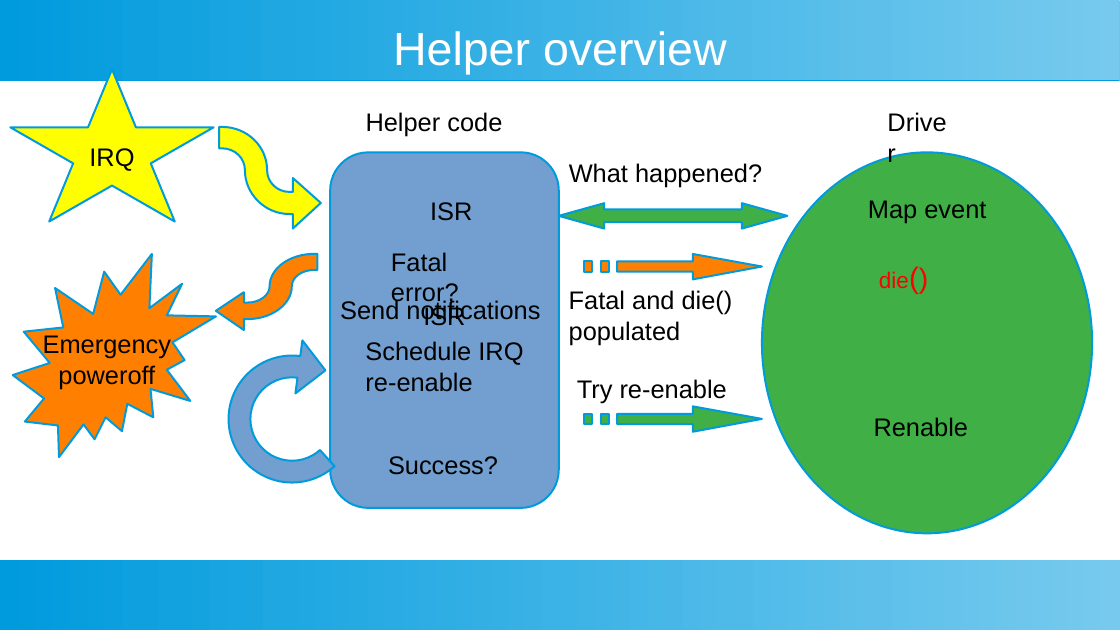
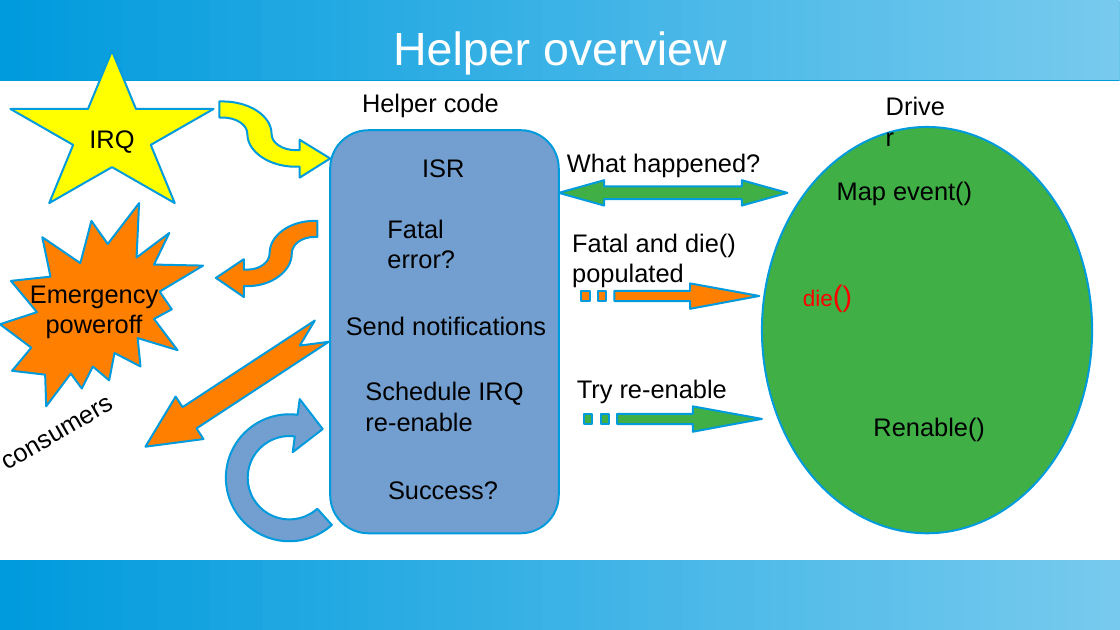
Before and after one commit to M-Vaittinen/babblings, a slide deck: slide 17 of PMIC/PMIC-babblings.odp (slide 16 before the commit). Drawn at 1120x630 pixels with LibreOffice and Linux fonts; fonts in the diff are those of the drawing. Boxes give left, top, right and bottom in pixels: in the first picture for what was removed or moved away, otherwise in the second. Text is boxed around its words. In the diff, an @@ line names an element or a change of style, - is before the commit and + after.

```diff
--- a/PMIC/PMIC-babblings.odp
+++ b/PMIC/PMIC-babblings.odp
@@ star "IRQ": place and size @@
-star "IRQ" at bbox=[10, 69, 213, 222]
+star "IRQ" at bbox=[10, 51, 213, 203]
@@ text "Helper code": place and size @@
-text "Helper code" at bbox=[366, 112, 502, 137]
+text "Helper code" at bbox=[362, 93, 499, 117]
@@ text "Driver": place and size @@
-text "Driver" at bbox=[878, 102, 966, 169]
+text "Driver" at bbox=[876, 85, 963, 152]
@@ freeform shape: place and size @@
-freeform shape at bbox=[220, 127, 321, 229]
+freeform shape at bbox=[220, 102, 330, 178]
@@ freeform shape added at bbox=[330, 130, 559, 534], fill #729FCF, outline #009BDD 1.42 pt @@
@@ text "ISR": place and size @@
-text "ISR" at bbox=[430, 202, 472, 221]
+text "ISR" at bbox=[422, 159, 464, 178]
@@ text "What happened?": place and size @@
-text "What happened?" at bbox=[569, 163, 762, 188]
+text "What happened?" at bbox=[567, 153, 760, 177]
@@ ellipse: place and size @@
-ellipse at bbox=[762, 152, 1093, 534]
+ellipse at bbox=[762, 127, 1093, 534]
@@ freeform shape removed at bbox=[330, 152, 559, 508] @@
-ISR
@@ irregular seal "Emergency": place and size @@
-irregular seal "Emergency" at bbox=[13, 254, 216, 457]
+irregular seal "Emergency" at bbox=[0, 203, 203, 407]
@@ text "Fatal error?" rewrapped from bbox=[391, 252, 459, 307] to bbox=[387, 219, 455, 269] @@
@@ left right arrow: place and size @@
-left right arrow at bbox=[559, 203, 788, 229]
+left right arrow at bbox=[559, 180, 788, 205]
@@ text at bbox=[837, 181, 972, 205]: text changed @@
-Map event
+Map event()
@@ freeform shape: place and size @@
-freeform shape at bbox=[216, 254, 318, 330]
+freeform shape at bbox=[216, 221, 318, 297]
@@ text "Fatal and die()": place and size @@
-text "Fatal and die()" at bbox=[569, 290, 733, 345]
+text "Fatal and die()" at bbox=[572, 233, 736, 288]
@@ freeform shape: place and size @@
-freeform shape at bbox=[584, 254, 762, 279]
+freeform shape at bbox=[581, 284, 759, 309]
@@ text "die()": place and size @@
-text "die()" at bbox=[879, 271, 909, 288]
+text "die()" at bbox=[803, 289, 833, 306]
@@ freeform shape added at bbox=[131, 310, 336, 468], fill #FF8000, outline #009BDD 1.42 pt @@
@@ text "Send notifications" rewrapped from bbox=[340, 298, 540, 324] to bbox=[346, 316, 546, 336] @@
@@ text added at bbox=[0, 377, 127, 483], 18 pt, text #000000 @@
+consumers
@@ text "Schedule IRQ": place and size @@
-text "Schedule IRQ" at bbox=[365, 341, 523, 392]
+text "Schedule IRQ" at bbox=[365, 381, 523, 432]
@@ freeform shape: place and size @@
-freeform shape at bbox=[229, 356, 356, 483]
+freeform shape at bbox=[226, 415, 353, 542]
@@ text at bbox=[873, 417, 984, 442]: text changed @@
-Renable
+Renable()
@@ text "Success?": place and size @@
-text "Success?" at bbox=[388, 456, 498, 475]
+text "Success?" at bbox=[388, 481, 498, 500]
```
Also in this commit, not shown: 2 other slides changed, 3 slides added, 1 slide removed.
